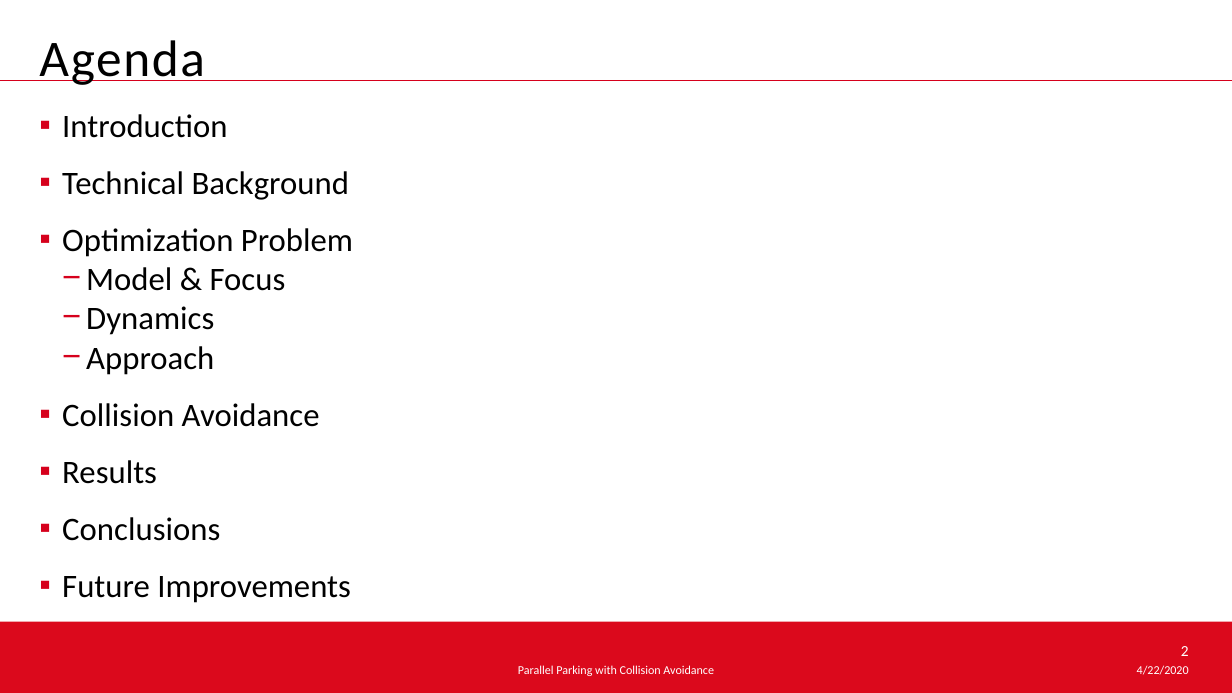
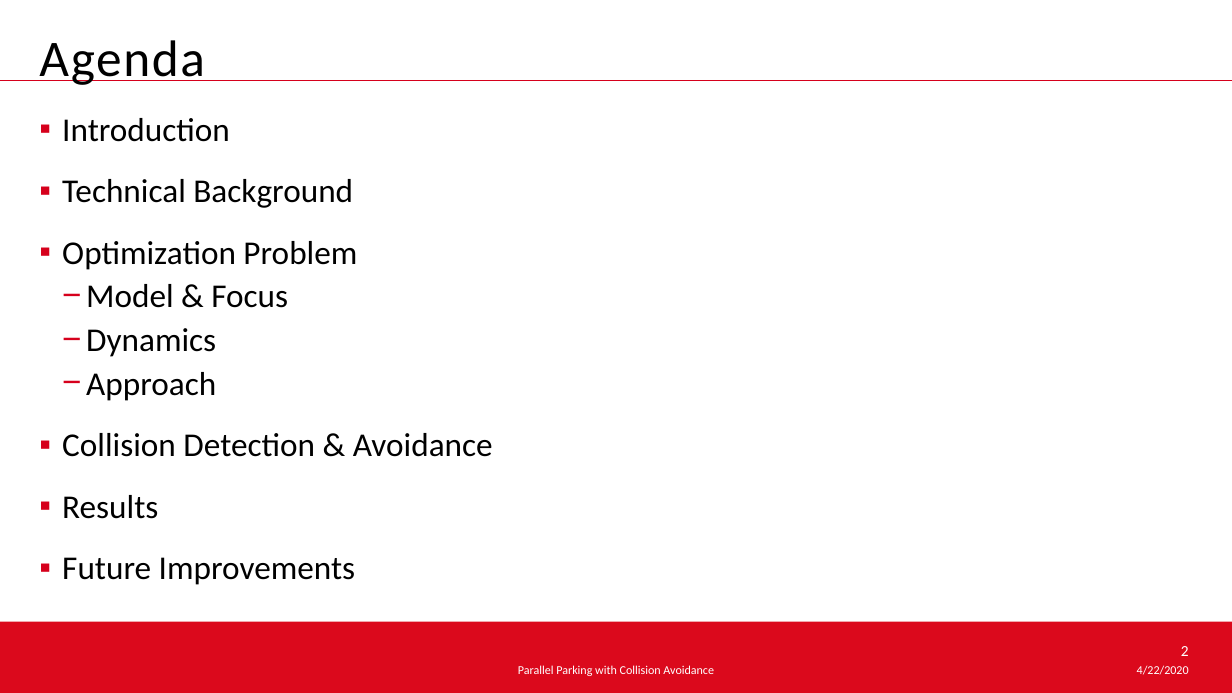
Before and after one commit to hehonglu123/optimal_control, a slide deck: slide 2 of Optimal Control Theory.pptx. Drawn at 1232x693 pixels with LibreOffice and Linux fonts; fonts in the diff are those of the drawing; background and template pictures are left out. Boxes give left, top, right and bottom in pixels: in the first picture for what was removed or moved away, otherwise in the second. Text is boxed around its words. In the diff, an @@ line names an element or a change of style, - is before the commit and + after.

```diff
--- a/Optimal Control Theory.pptx
+++ b/Optimal Control Theory.pptx
@@ text at [62, 118, 357, 585]: size 25.5 to 25.9 pt in "Introduction", "Technical Background", "Optimization Problem", "Model & Focus" and 4 more places; line spacing 0.8 to 0.9 @@
@@ text at [62, 433, 493, 457]: text changed; size 25.5 to 25.9 pt @@
-  ▪ Collision Avoidance
+  ▪ Collision Detection & Avoidance
@@ text at [62, 517, 220, 541]: paragraph removed @@
-  ▪ Conclusions
```
Also in this commit, not shown: 5 other slides changed, 3 slides added, 4 slides removed.
